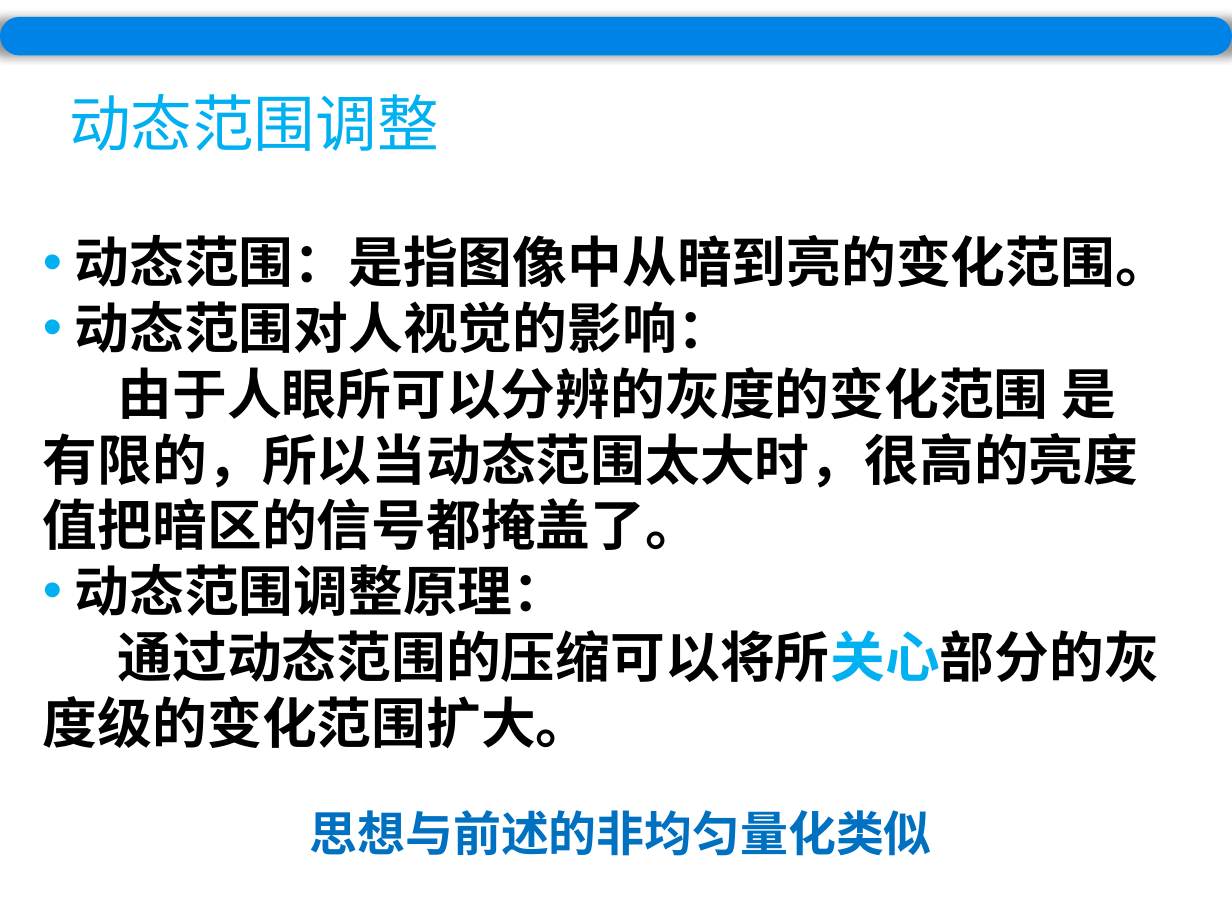
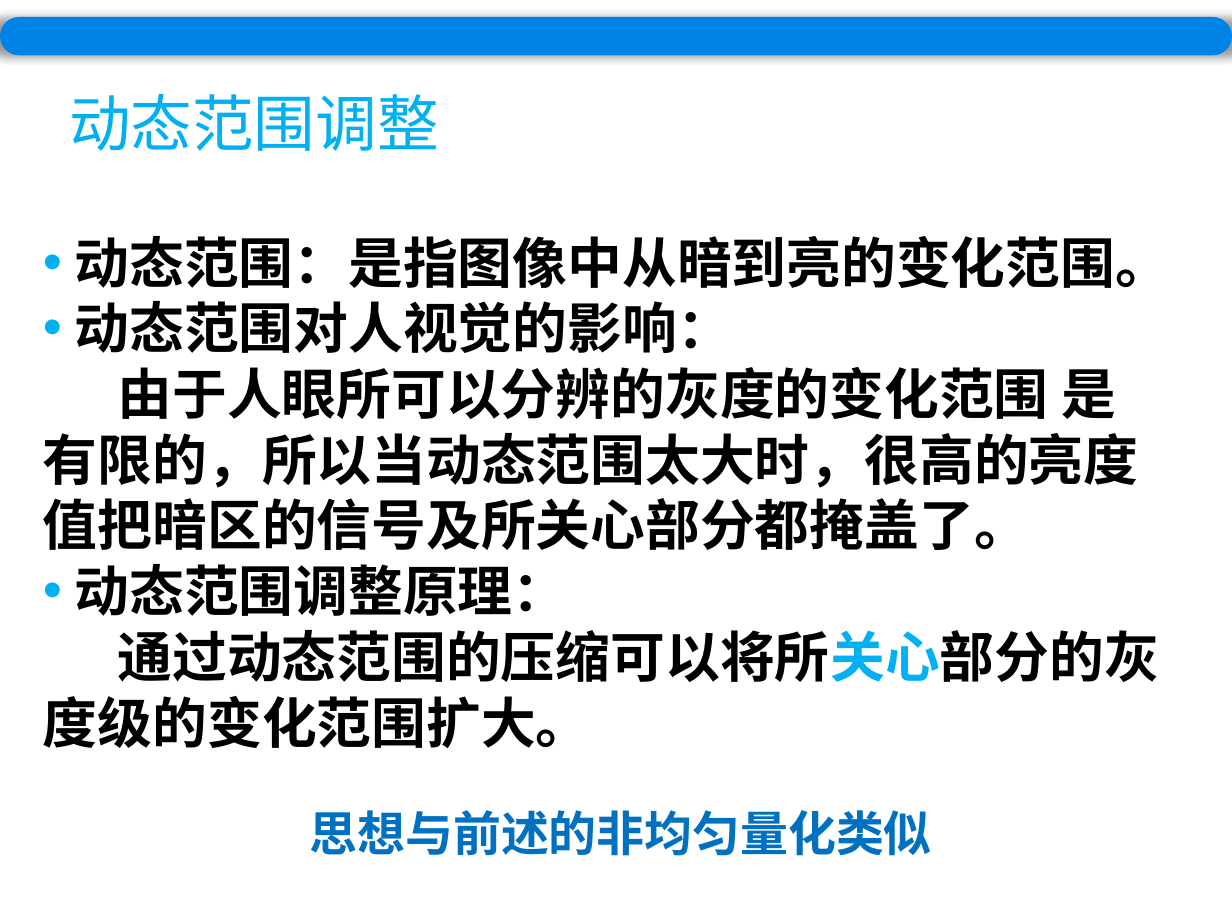
Before and after one commit to wuyirui/wuyirui.github.io, a slide deck: slide 20 of ppt/Chapter3.pptx (slide 12 before the commit). Drawn at 1232x924 pixels with LibreOffice and Linux fonts; fonts in the diff are those of the drawing. Boxes give left, top, right and bottom in pixels: in the first picture for what was removed or moved away, otherwise in the second. Text is boxed around its words. In the diff, an @@ line names an element or a change of style, - is before the commit and + after.

```diff
--- a/ppt/Chapter3.pptx
+++ b/ppt/Chapter3.pptx
@@ text at <box>43,367,1138,550</box>: text changed @@
-由于人眼所可以分辨的灰度的变化范围 是有限的，所以当动态范围太大时，很高的亮度值把暗区的信号都掩盖了。
+由于人眼所可以分辨的灰度的变化范围 是有限的，所以当动态范围太大时，很高的亮度值把暗区的信号及所关心部分都掩盖了。
```
Also in this commit, not shown: 4 other slides changed, 8 slides added, 11 other files.
